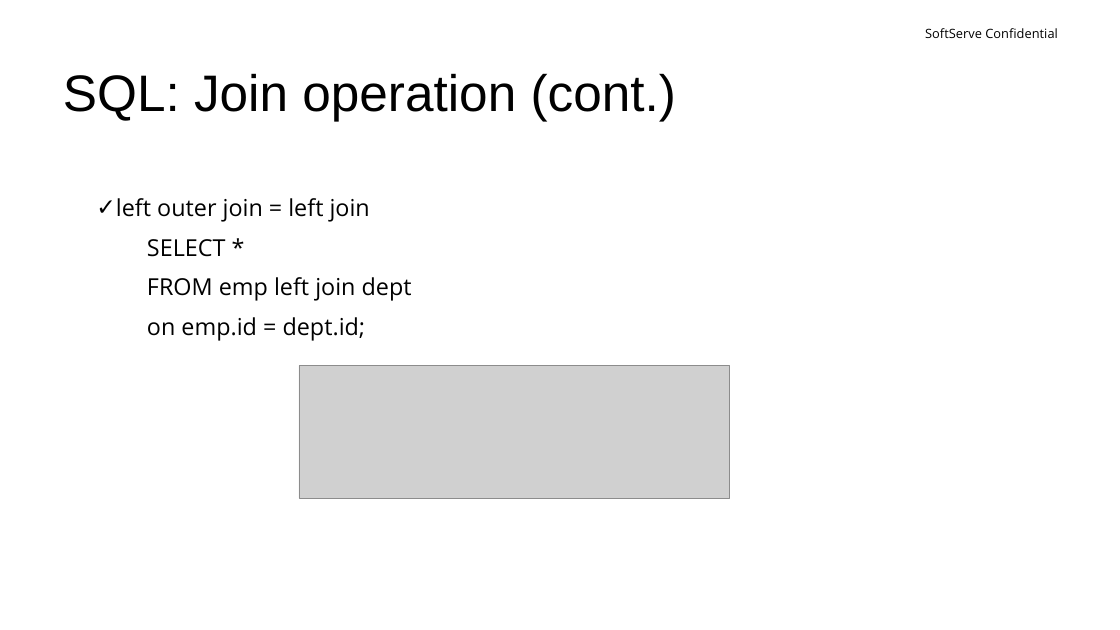
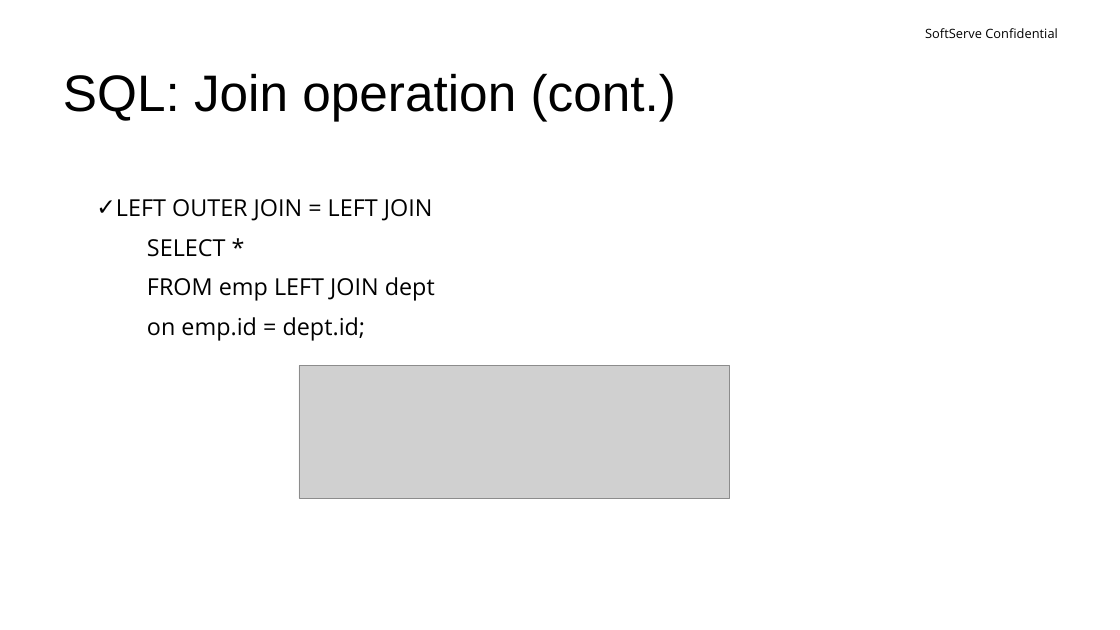
Before and after one commit to yuriimartynenko/softserve, a slide deck: slide 25 of presentation/sql.pptx. Drawn at 1120x630 pixels with LibreOffice and Linux fonts; fonts in the diff are those of the drawing; grey boxes stand for pictures; background and template pictures are left out. Boxes give left, top, right and bottom in pixels: in the first picture for what was removed or moved away, otherwise in the second. Text is boxed around its words. In the diff, an @@ line names an element or a change of style, - is before the commit and + after.

```diff
--- a/presentation/sql.pptx
+++ b/presentation/sql.pptx
@@ text at (x1=116, y1=199, x2=433, y2=221): text changed @@
-✓ left outer join = left join
+✓ LEFT OUTER JOIN = LEFT JOIN
@@ text at (x1=147, y1=277, x2=435, y2=301): text changed @@
-FROM emp left join dept
+FROM emp LEFT JOIN dept
```
Also in this commit, not shown: 8 other slides changed.
